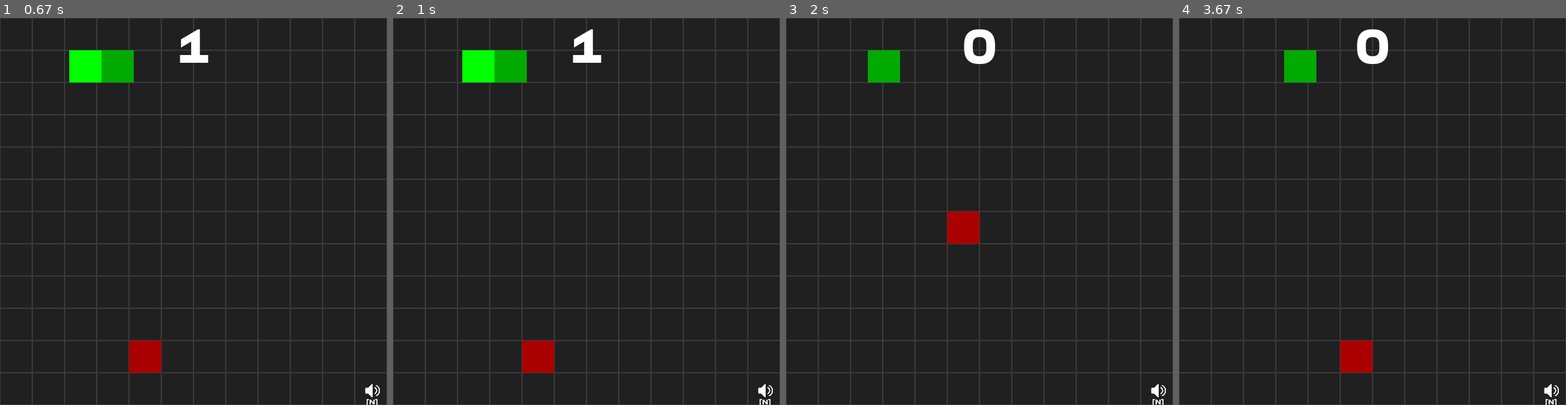
Above: before the commit, frames 1-4 (left to right).
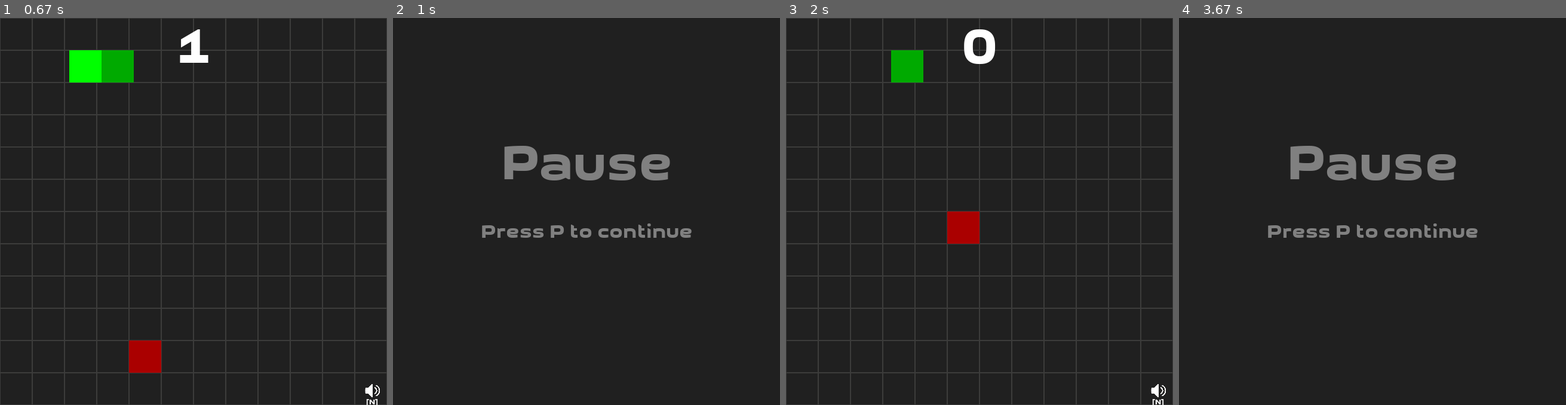
Above: after the commit, the same moments.

Repository: fossguild/naja
Game: pygame game, started from kobra.py
Same seed, same stepped clock (60 frames per second), same inputs: the game is played once before the commit and once after it.
Inputs:
- Up to frame 1 (0.67 s): click "Start Game" at 0.38 s
- Up to frame 2 (1 s): hold P from 0.67 s (still down); hold Up from 0.67 s (still down)
- Up to frame 3 (2 s): release P at 1.13 s; release Up at 1.13 s; hold P 1.17-1.63 s; hold Up 1.17-1.63 s; tap Enter at 1.67 s
- Up to frame 4 (3.67 s): hold Up 2-2.47 s; tap Space at 3, 3.4 s; hold P from 3.33 s (still down); hold Right from 3.33 s (still down)

Frame 1 is identical in both runs. In frame 2, 12% of the frame differs, in the area x 0-100%, y 0-100%; in frame 3, 1.0%; in frame 4, 12%.

Commit message:
code: add pause screen

Diff:
--- a/kobra.py
+++ b/kobra.py
@@ -600,7 +600,19 @@
                     pygame.quit()
                     sys.exit()
                 elif event.key == pygame.K_p:  # P         : pause game
-                    state.game_on = not state.game_on
+                    if state.game_on:
+                        state.game_on = not state.game_on
+                        _draw_center_message(
+                            state, "Pause", "Press P to continue"
+                        )
+                        key = _wait_for_keys({pygame.K_p, pygame.K_q})
+
+                        if key == pygame.K_q:
+                            pygame.quit()
+                            sys.exit()
+                        else:
+                            state.game_on = 1
+
                 elif event.key in (pygame.K_m, pygame.K_ESCAPE):  # M or ESC : open menu
                     was_running = state.game_on
                     state.game_on = 0
